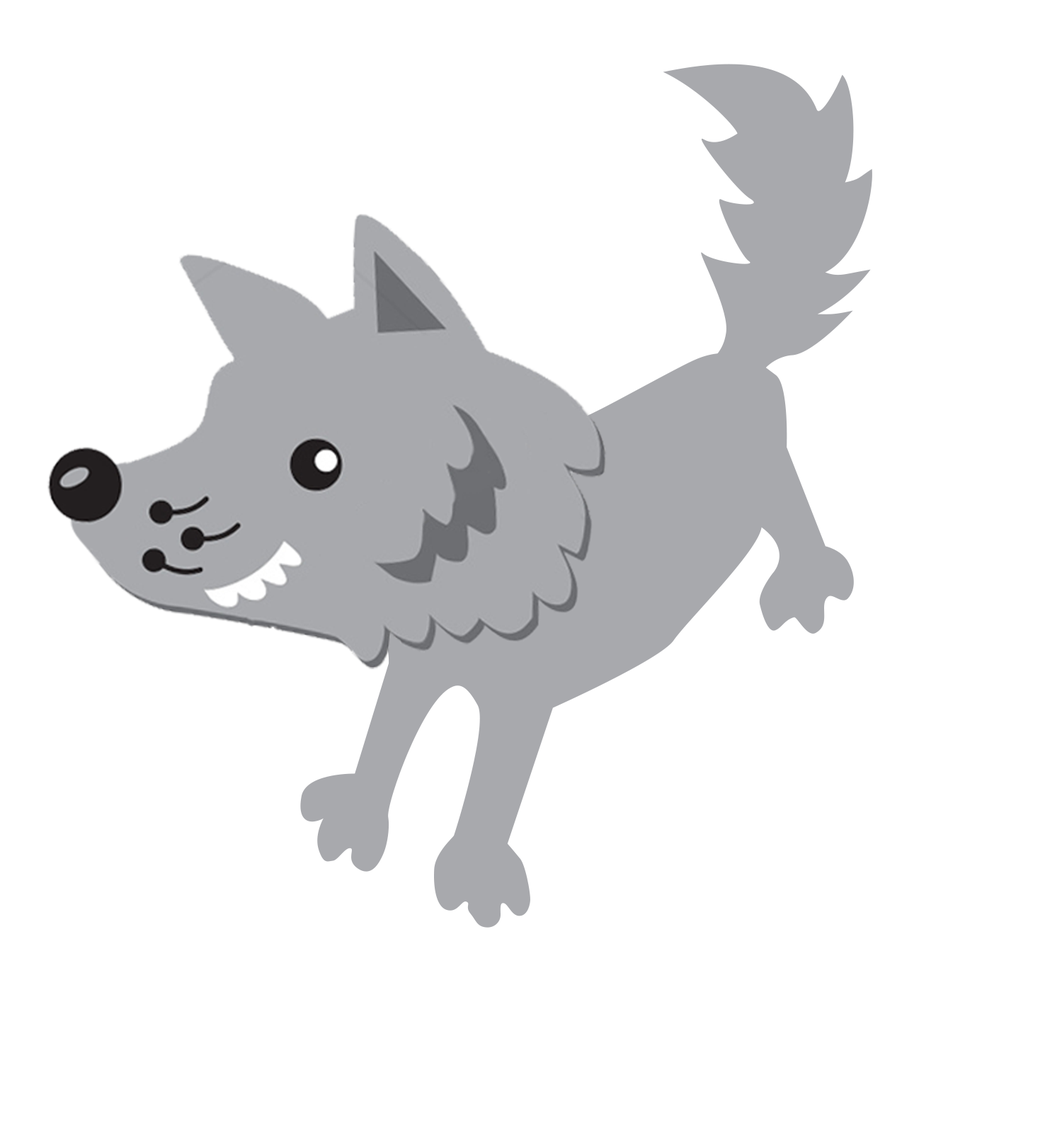
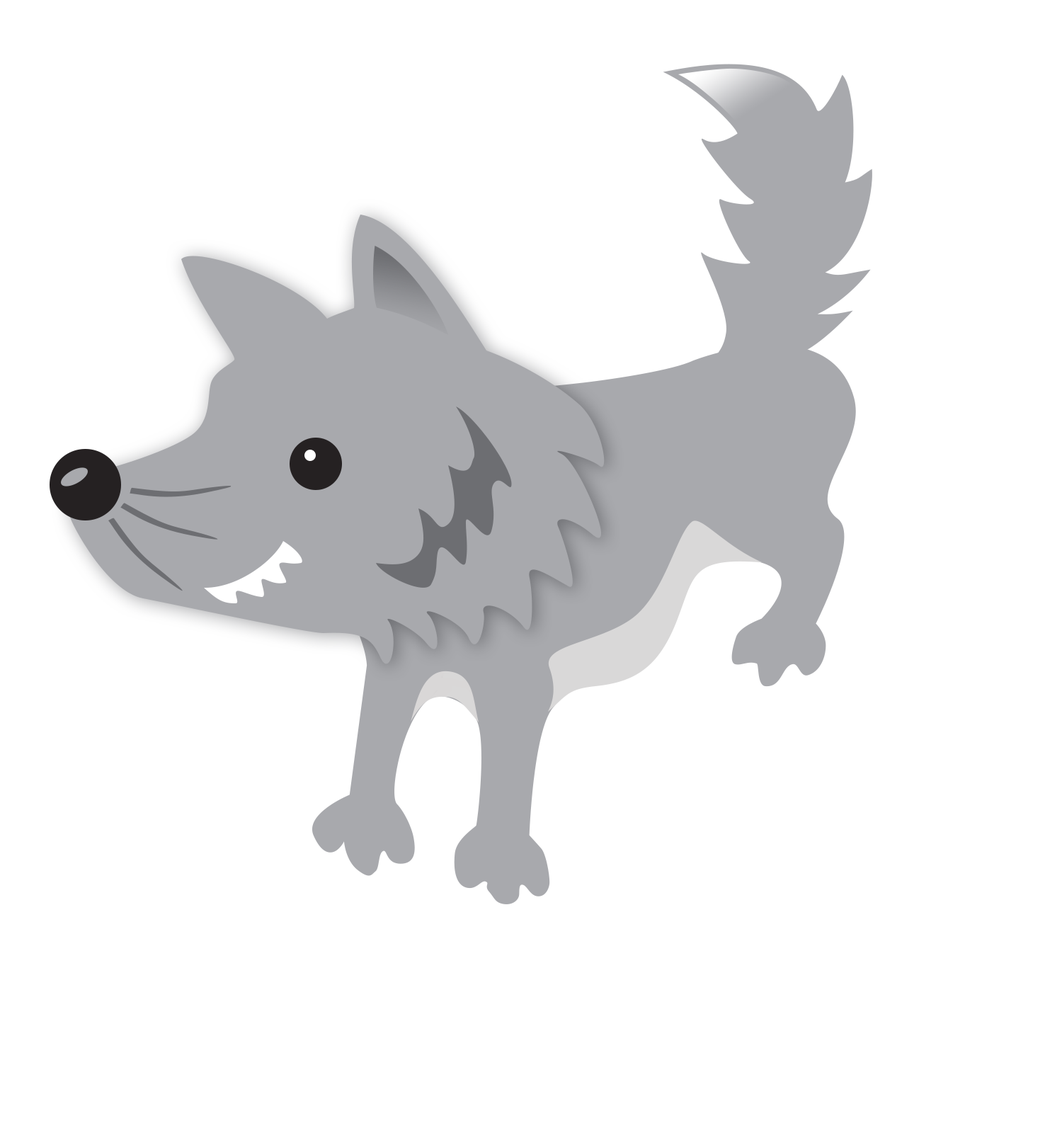
The second 1062 × 1133 image is a revision of the first. Changes to its layers:
added layer "Whiskers" in group "Wolf" over [108, 485, 232, 592]
added layer "Teeth" in group "Wolf" over [60, 245, 512, 604]
added layer "Nose" in group "Wolf" over [49, 448, 122, 521]
added layer "Eye" in group "Wolf" over [289, 437, 343, 491]
added layer "HeadVector" in group "Wolf" over [67, 214, 605, 665]
hid "Head" over [46, 213, 608, 670]
added layer "Layer 2" in group "Wolf" over [678, 67, 790, 119]
added layer "Layer 3" in group "Wolf" over [410, 520, 763, 723]
painted on "Layer 1" over [300, 344, 857, 928]
hid "Rear Legs" over [570, 502, 670, 664]
